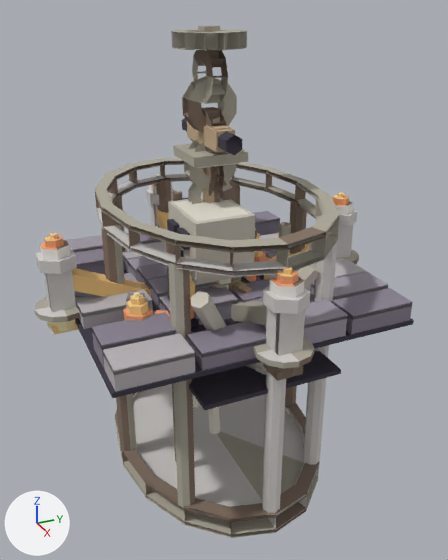
A saved change to the glTF model game/assets/props/rekvisita.glb.
Camera for both pictures: a camera (50 mm lens) standing at (0.959, -0.406, 0.441) and looking at (0.021, 0.016, -0.028). Arrows for +X, +Y and +Z are at lower left; the lights stay in place. The first picture is the older version. Vertices at exactly the same position are counted once.

Objects in the first picture: 'boss', 'bur', 'kandelaber', 'shovel', 'spricka_eld' and 2 more.
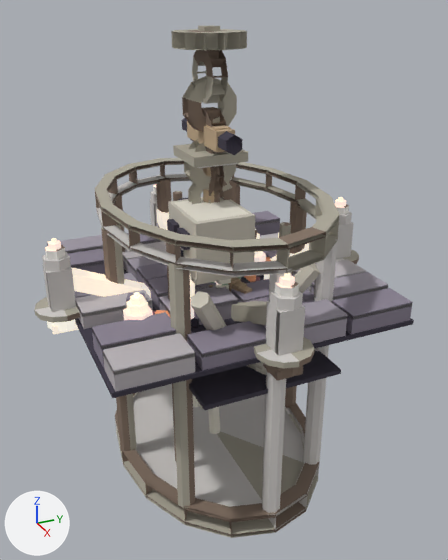
Edits to the bpy script that builds the scene:
```text
Add mat_låga:
    mat_låga = bpy.data.materials.new('låga')
    mat_låga.use_nodes = True; mat_låga.node_tree.nodes.clear()
    _N = mat_låga.node_tree.nodes; _L = mat_låga.node_tree.links
    n0 = _N.new('ShaderNodeBsdfPrincipled'); n0.name = 'Principled BSDF'
    n0.inputs[2].default_value = 0.9  # 'Roughness'
    n0.inputs[28].default_value = 0.6  # 'Emission Strength'
    n1 = _N.new('ShaderNodeOutputMaterial'); n1.name = 'Material Output'
    n2 = _N.new('ShaderNodeVertexColor'); n2.name = 'Color Attribute'
    _L.new(n0.outputs[0], n1.inputs[0])  # 'BSDF' to 'Surface'
    _L.new(n2.outputs[0], n0.inputs[0])  # 'Color' to 'Base Color'
Change me_kandelaber:
    where me_kandelaber.from_pydata(...)  # 803 vertices, 1380 faces; spans x -0.317..0.317, y -0.317..0.317, z -0.208..0.208
    used by ob_kandelaber; location = (0.0, 0.0, 0.0)
    me_kandelaber part 1: 52 vertices removed from x 0.239..0.305, y -0.029..0.029, z 0.041..0.097; 52 vertices added at x 0.249..0.295, y -0.02..0.02, z 0.041..0.089
    me_kandelaber part 2: 52 vertices removed from x -0.033..0.033, y 0.243..0.301, z 0.041..0.097; 52 vertices added at x -0.023..0.023, y 0.252..0.292, z 0.041..0.089
    me_kandelaber part 3: 52 vertices removed from x -0.305..-0.239, y -0.029..0.029, z 0.041..0.097; 52 vertices added at x -0.295..-0.249, y -0.02..0.02, z 0.041..0.089
    me_kandelaber part 4: 52 vertices removed from x -0.033..0.033, y -0.301..-0.243, z 0.041..0.097; 52 vertices added at x -0.023..0.023, y -0.292..-0.252, z 0.041..0.089
    me_kandelaber part 5: 150 faces spanning x -0.299..0.027, y -0.299..0.299, z -0.081..0.037 switch from mat_rekvisita to mat_låga
Change me_spricka_eld:
    where me_spricka_eld.from_pydata(...)  # 993 vertices, 1572 faces; spans x -0.256..0.256, y -0.256..0.256, z -0.057..0.057
    used by ob_spricka_eld; location = (0.0, 0.0, 0.0)
    me_spricka_eld part 6: 480 faces spanning x -0.069..0.148, y -0.195..0.203, z -0.023..0.057 switch from mat_rekvisita to mat_låga
```

Where the change shows, as pixel boxes (x1, y1, x2, y2) in the pictures (448 x 560 px; the box of a moved part takes in the faces that stretch with it):
part 1 of me_kandelaber, moved or reshaped
    before: (263, 267, 310, 314)
    after: (270, 273, 303, 311)
part 2 of me_kandelaber, moved or reshaped
    before: (333, 193, 357, 227)
    after: (334, 197, 352, 225)
part 3 of me_kandelaber, moved or reshaped (mostly hidden afterwards)
    before: (146, 174, 175, 205)
    after: (150, 185, 172, 203)
part 4 of me_kandelaber, moved or reshaped
    before: (36, 233, 77, 274)
    after: (42, 238, 71, 272)
part 5 of me_kandelaber, recoloured
    both: (47, 209, 309, 334)
part 6 of me_spricka_eld, recoloured
    both: (123, 229, 279, 320)
